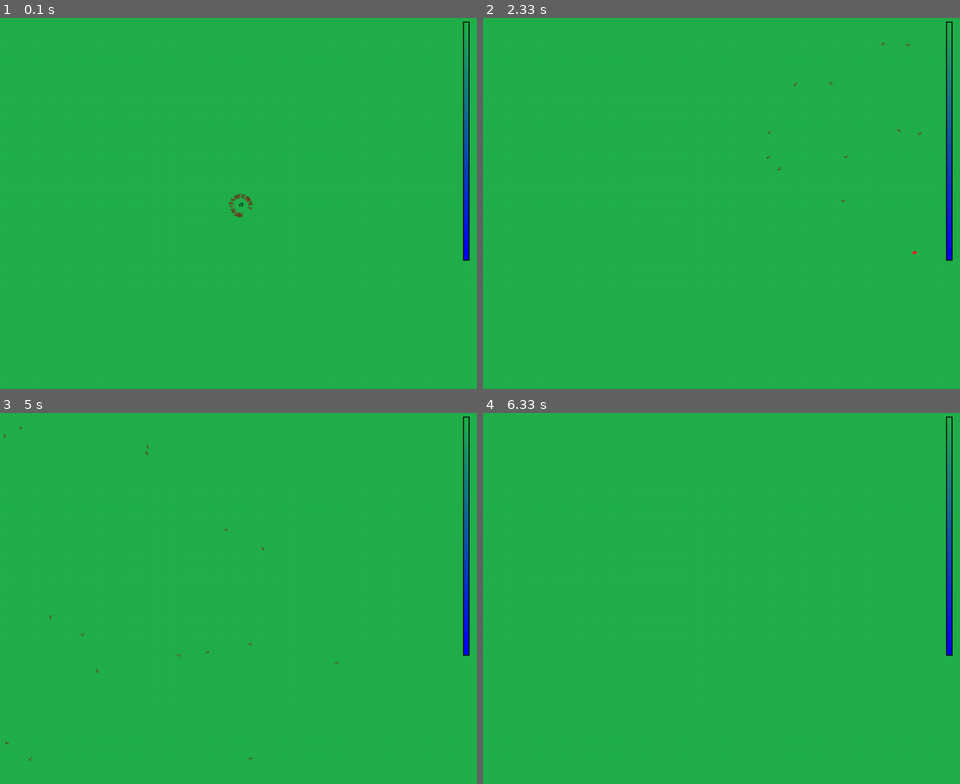
Above: before the commit, frames 1-4 (two rows, left to right).
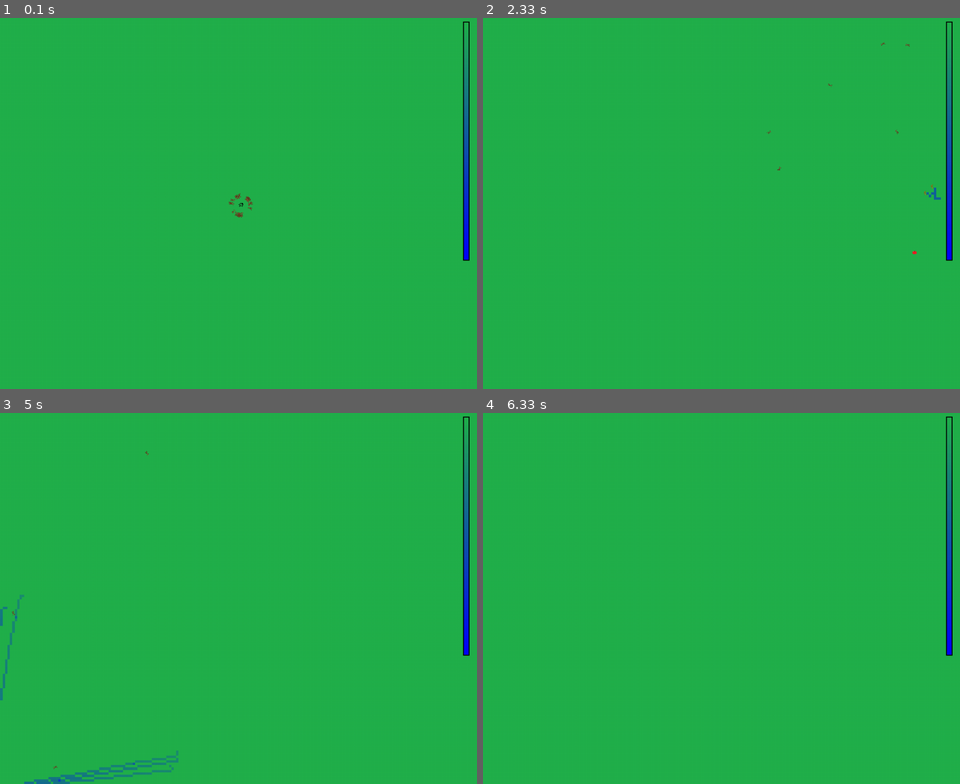
Above: after the commit, the same moments.

Repository: Rhahi/chaoticants
Game: pygame game, started from src/main.py
The game is run twice, just before and just after one commit, with the same random seed, the same clock (stepped at 60 frames per second) and the same inputs.
Inputs (mouse positions are in pixels of both pictures, inside the frame that each line leads up to):
- Up to frame 1 (0.1 s): no input
- Up to frame 2 (2.33 s): hold D 0.33-0.8 s; move the mouse to (702, 218) at 0.37 s; hold A 1.67-2.2 s; hold S from 2.23 s (still down)
- Up to frame 3 (5 s): release S at 2.53 s; hold W 3-3.37 s; hold D 3.4-4.03 s; hold A 4.47-4.93 s; hold D from 4.97 s (still down)
- Up to frame 4 (6.33 s): release D at 5.43 s

The runs differ from the first frame. In frame 1, less than 0.1% of the frame differs, in the area x 48-54%, y 47-54%; in frame 2, less than 0.1%; in frame 3, 0.8%, in the area x 0-71%, y 3-100%; in frame 4, nothing differs.

Commit message:
fix ant getting lost when its heading was 0 and heading home.

Diff:
--- a/src/ant.py
+++ b/src/ant.py
@@ -33,14 +33,14 @@
     The world where our ants and nests live in.
     Time is defined here, so that we don't need to define a global time variable.
     """
-    def __init__(self, size):
+    def __init__(self, size, evaporation=0.95):
         self.time = 0
         self.time_increment = 1 # the amount of time to progress per tick.
 
         self.land = np.zeros(size)
         self.next_land_queue = SimpleQueue()
 
-        self.evaporate_rate = 0.95 # TODO fix magic number
+        self.evaporate_rate = evaporation
         self.food_list = []
         self.flag_food_removed = False
 
@@ -118,7 +118,7 @@
         self.pheromone_amount = 10
         self.walk_speed = 1
         self.chaotic_constant = chaotic_constant
-        self.smell_range = 25
+        self.smell_range = self.nest.sniff_radius
         self.threshold_sniff = 1
         self.mix_home = 0.5
 
@@ -163,6 +163,7 @@
         self.clear_arrows()
         def angle_towards(heading, target, maxturn=0.05, mix=1):
             diff = target - heading
+            if abs(diff) > 0.5: diff -= 1 * diff / abs(diff)
             if abs(diff) > maxturn: diff = maxturn * diff / abs(diff)
             return antmath.mix([0, 1-mix], [diff, mix])
 
@@ -172,7 +173,7 @@
         # intermediate heading.
         c_base = self.turning * 4 / self.chaotic_constant - 0.5
         r_base = np.random.rand() - 0.5
-        h_base = antmath.mix([c_base, 1-self.nest.mix_noise], [r_base, self.nest.mix_noise]) / 10 # division limits the maximum angle
+        h_base = antmath.mix([c_base, 1-self.nest.noise], [r_base, self.nest.noise]) / 10 # division limits the maximum angle
         self.heading += h_base # prenoise
 
         if target is None:
@@ -180,15 +181,15 @@
             if mag_sniff > self.threshold_sniff: # the ant has sniffed anything of significance.
                 self.heading += angle_towards(self.heading, s_base, mix=0.5)
         else:
-            self.heading += angle_towards(self.heading, self.direction_to_target(target), maxturn=0.2, mix=1)
-
-        # NOTE: when chaotic turning is added after the angle towards home was added,
-        #       it was observed that some "locked" turning will make ants eject towards one direction, spiraling.
-        #       This is probably due to the chaotic turning approaching a fixed point.
+            self.set_arrows("pre-heading", self.heading, (255,255,255), 3)
+            self.heading += angle_towards(self.heading, self.direction_to_target(target), maxturn=0.2, mix=0.8)
 
         h = antmath.imag_to_array(np.e ** (2j * np.pi * self.heading))
         next_position = self.states["position"] + antmath.unitvector(h) * self.walk_speed
+
         self.set_arrows("heading", self.heading, (0,0,255), 3)
+        if np.linalg.norm(self.states["position"] - self.nest.position) > 1:
+            self.set_arrows("home", self.direction_to_target(self.nest.position), (0,255,255), 5)
 
         if self.realm.check_boundary(next_position):
             self.next_states["position"] = next_position
@@ -304,7 +305,9 @@
 
 
 class Colony(Entity):
-    def __init__(self, realm, nest_position, starting_ants=0, starting_food=0, noise=0, chaotic_constant=4):
+    def __init__(self, realm, nest_position, sniff_radius,
+        starting_ants=0, starting_food=0,
+        noise=0, chaotic_constant=4):
         """
         [static states]
         position: the position of the nest on the map
@@ -320,8 +323,9 @@
         #static states
         self.position = np.array(nest_position)
         self.range = 10 # MAGIC NUMBER; the distance it is considered for ants to be "home"
-        self.mix_noise = noise # how much noise to inject to the chaotic function.
+        self.noise = noise # how much noise to inject to the chaotic function.
         self.chaotic_constant = chaotic_constant
+        self.sniff_radius = sniff_radius
 
         #children entities
         self.ants = []
--- a/src/main.py
+++ b/src/main.py
@@ -19,9 +19,9 @@
     food_patterns = {
         "equal-cross": [
             [center+(0,100), 500],
-            #[center+(0,-100), 500],
-            #[center+(100,0), 500],
-            #[center+(-100,0), 500]
+            [center+(0,-100), 500],
+            [center+(100,0), 500],
+            [center+(-100,0), 500]
         ],
         "skewed-cross": [
             [center+(0,100), 100],
@@ -46,13 +46,14 @@
     realm.update()
 
 def main(stepping = False):
-    realm = Realm(size=(1000, 1000))
-    antmath.build_antmath_matrix(50, 50)
+    realm = Realm(size=(1000, 1000), evaporation=0.99)
+    sniff_radius = 50
+    antmath.build_antmath_matrix(sniff_radius*2, sniff_radius*2)
 
-    colony = Colony(realm=realm, nest_position=(500,500), starting_ants = 50, chaotic_constant=4)
+    colony = Colony(realm=realm, nest_position=(500,500), starting_ants=30, chaotic_constant=4, sniff_radius=sniff_radius)
     colonies = [colony] # there is only one colony for now.
 
-    #spawn_random_food(realm, count=200)
+    #spawn_random_food(realm, count=200) #uncomment this line to use random food distribution.
     spawn_predefined_food(realm, center=colony.position, pattern="equal-cross")
 
     ants = []
